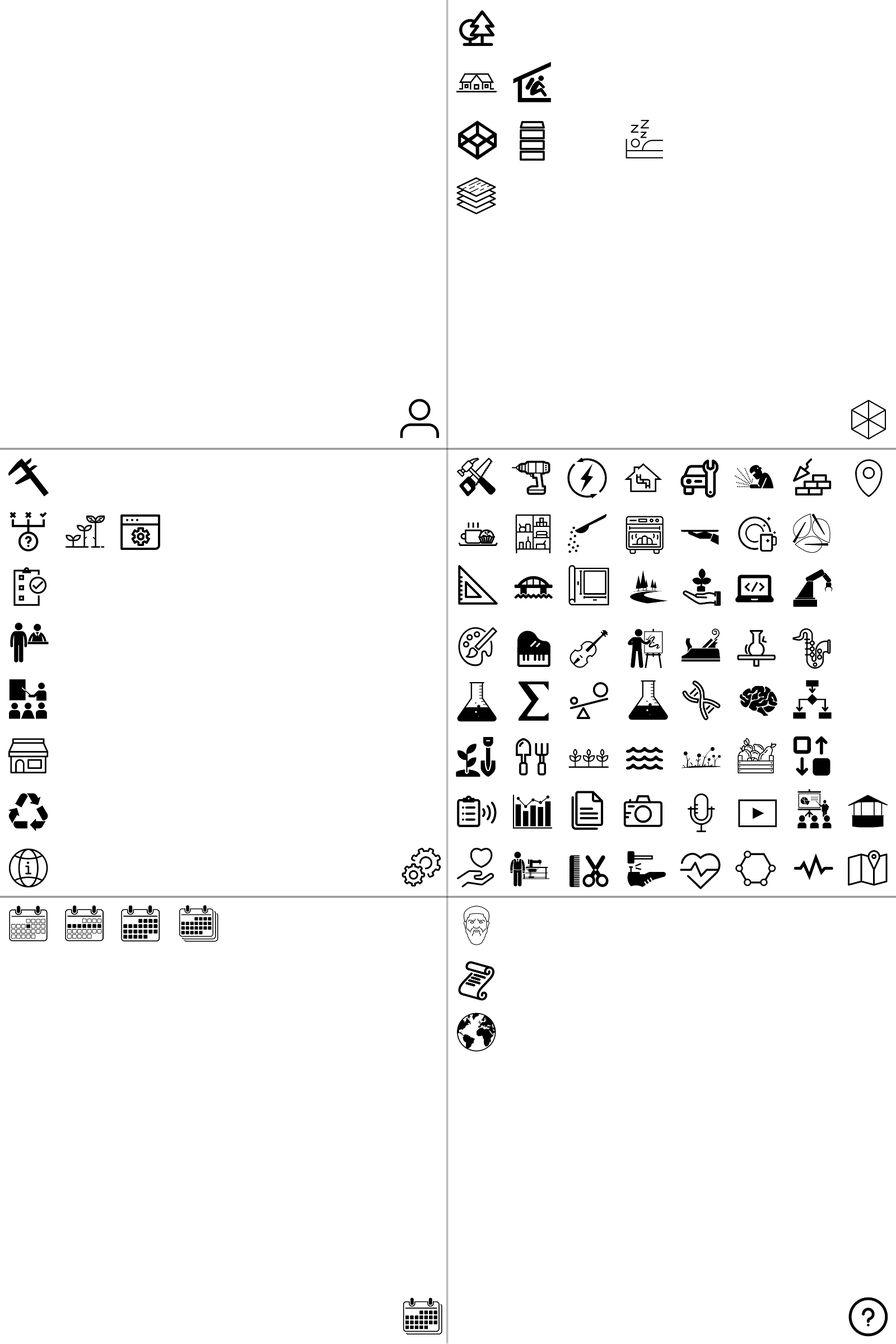
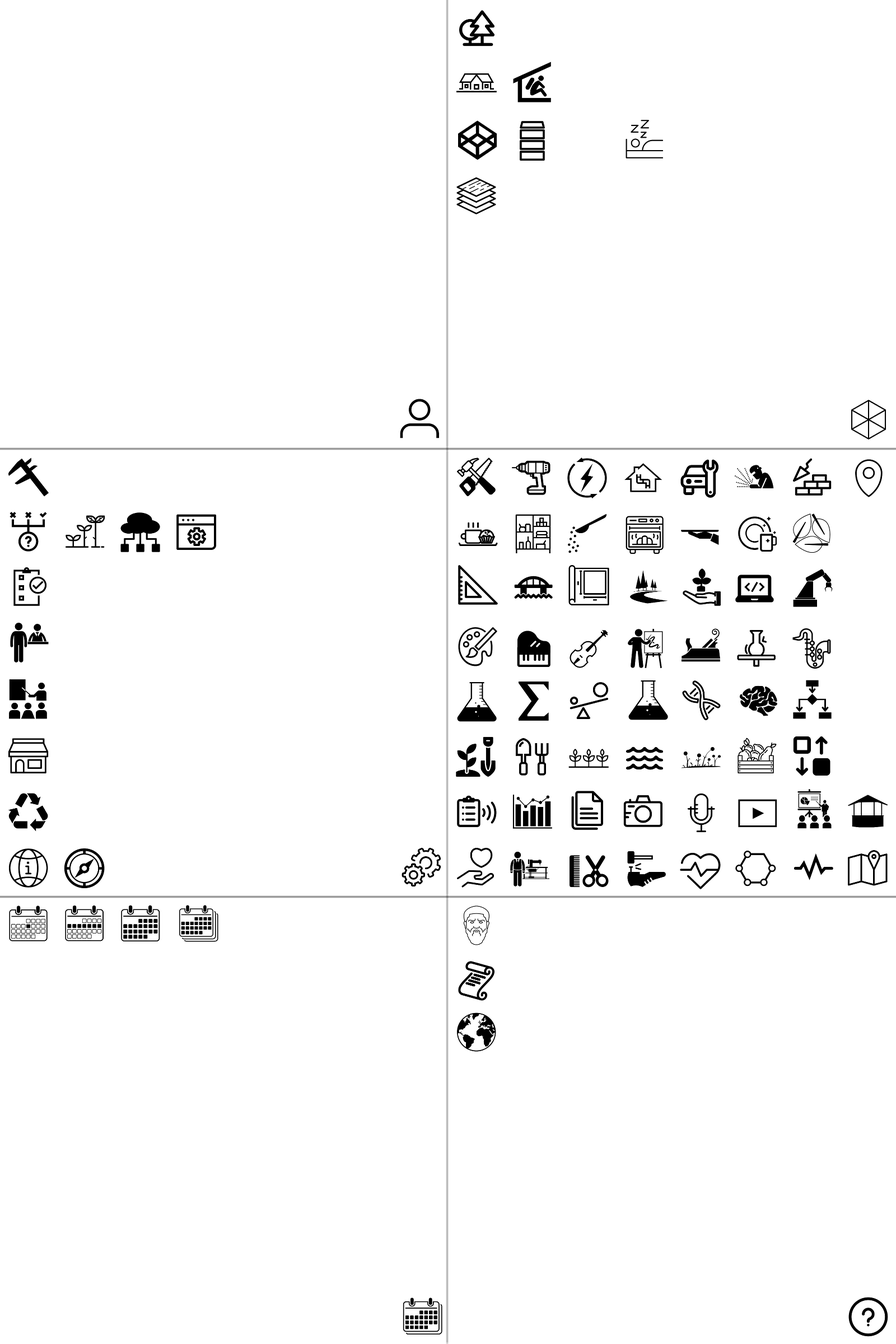
Revision of a layered 896px x 1344px image; what changed, layer by layer:
painted on "cluster-sprite-1600x2400.png" over left=63, top=512, right=217, bottom=888
